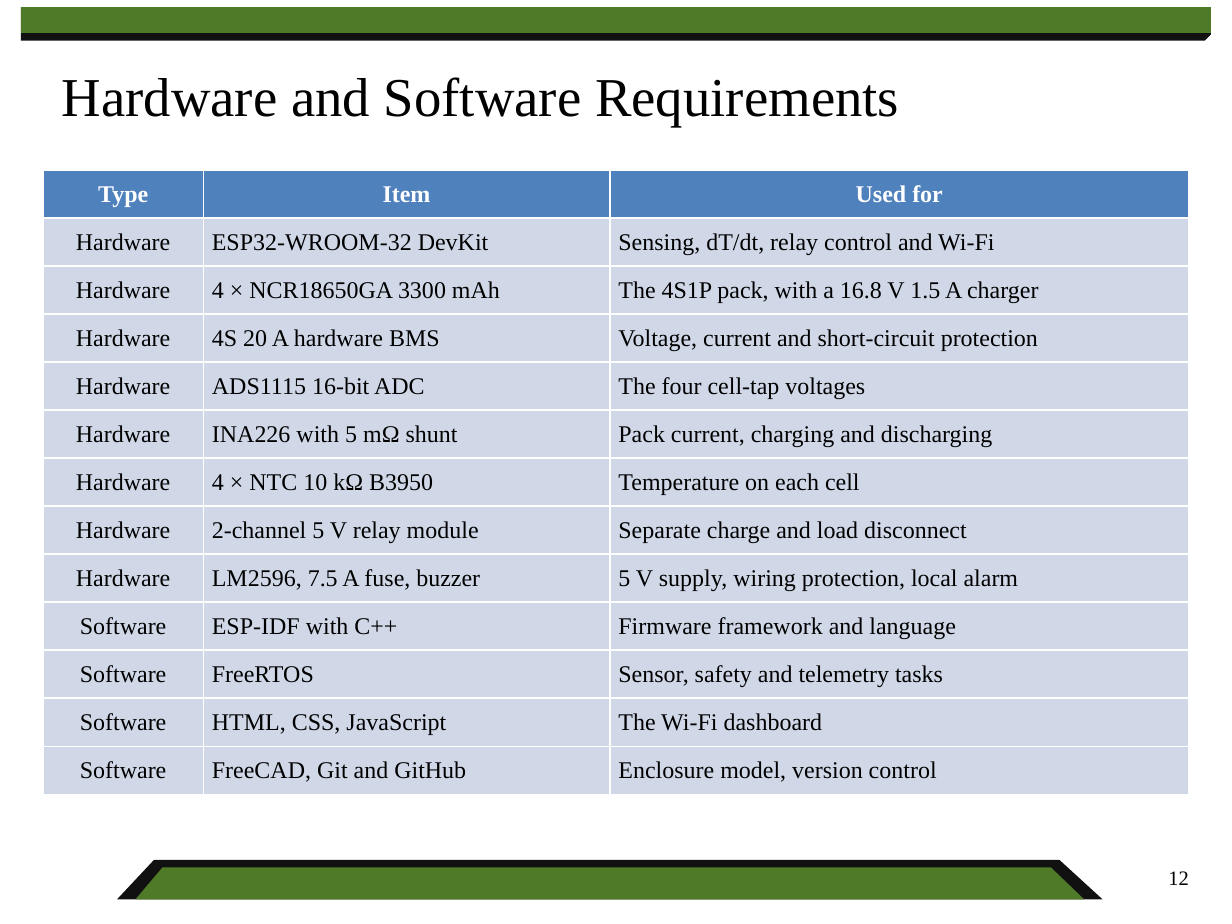
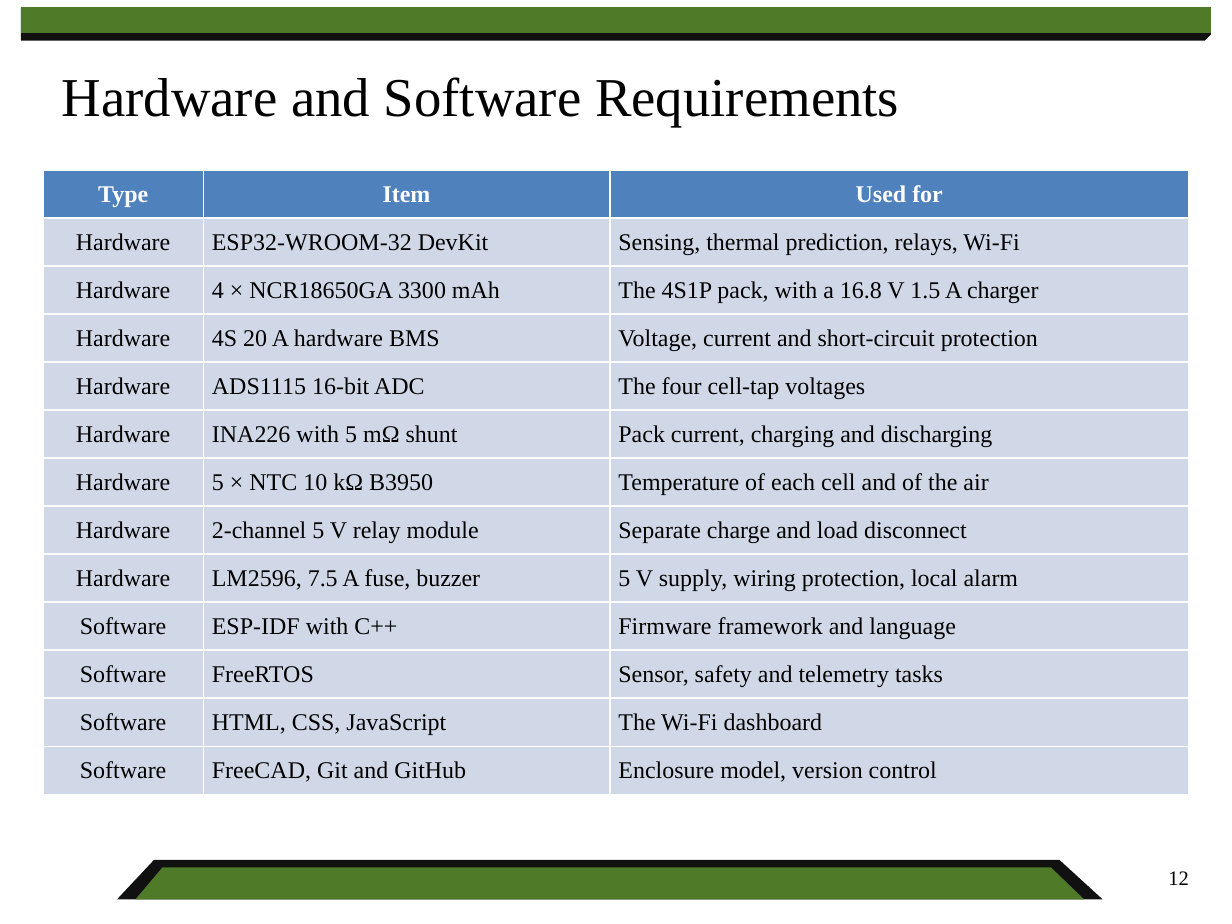
Before and after one commit to KiranPranay/moosi-bms, a slide deck: slide 12 of docs/reviews/first-review/Predictive_BMS_First_Review.pptx. Drawn at 1232x924 pixels with LibreOffice and Linux fonts; fonts in the diff are those of the drawing. Boxes give left, top, right and bottom in pixels: in the first picture for what was removed or moved away, otherwise in the second. Text is boxed around its words. In the diff, an @@ line names an element or a change of style, - is before the commit and + after.

```diff
--- a/docs/reviews/first-review/Predictive_BMS_First_Review.pptx
+++ b/docs/reviews/first-review/Predictive_BMS_First_Review.pptx
@@ table at [43,170,1189,795] @@
-row 2, column 3: Sensing, dT/dt, relay control and Wi-Fi
+row 2, column 3: Sensing, thermal prediction, relays, Wi-Fi
-row 7, column 2: 4 × NTC 10 kΩ B3950
+row 7, column 2: 5 × NTC 10 kΩ B3950
-row 7, column 3: Temperature on each cell
+row 7, column 3: Temperature of each cell and of the air
```
Also in this commit, not shown: 3 other slides changed, 11 other files.
